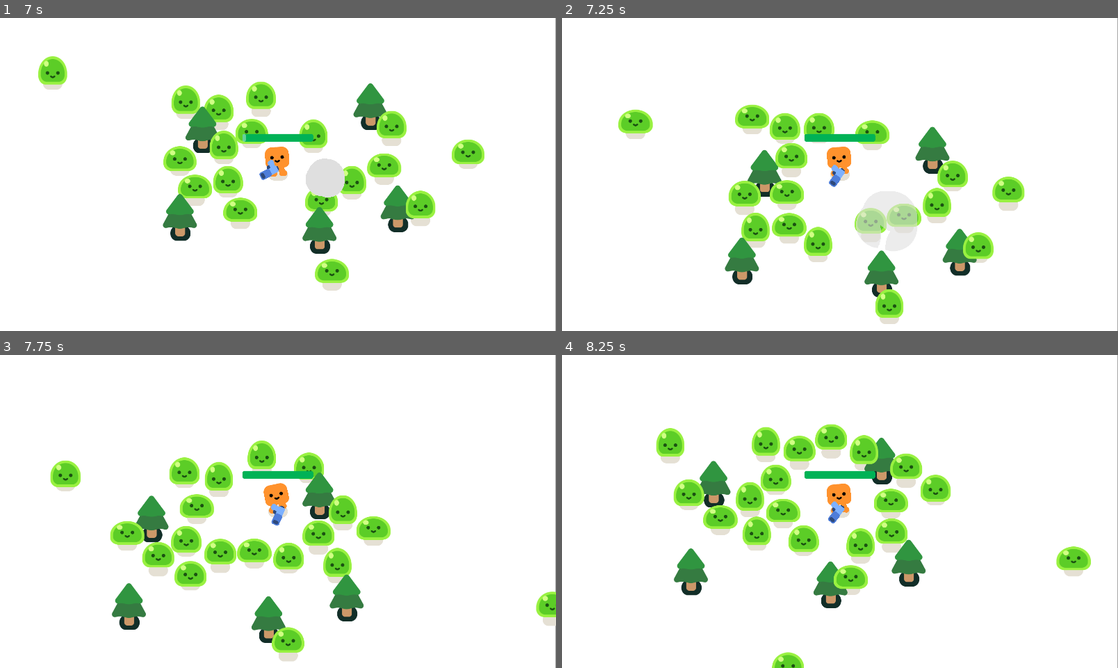
Above: before the commit, frames 1-4 (two rows, left to right).
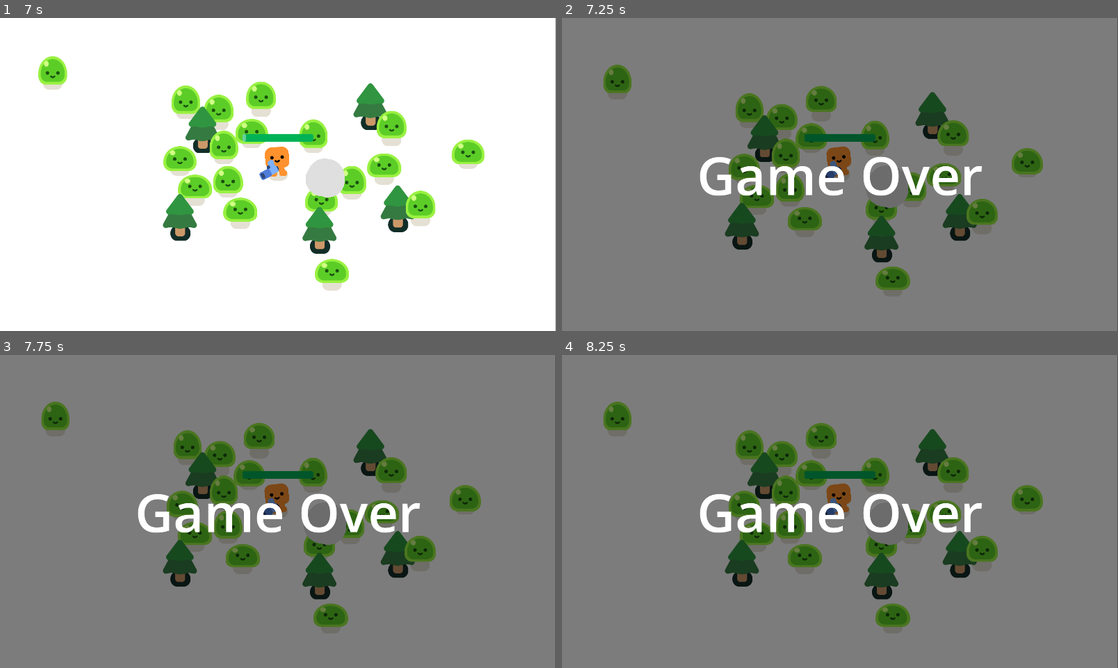
Above: after the commit, the same moments.

Repository: TranQuocNghiaGameMaker/Vampire-Survivor-In-GODOT
Game: Godot game, scene res://Scenes/Survival Game.tscn
Same seed, same stepped clock (60 frames per second), same inputs: the game is played once before the commit and once after it.
Inputs:
- Up to frame 1 (7 s): tap Enter at 0.5 s; hold Right (move_right) 0.53-1.28 s; hold Down (move_down) 1.28-2.03 s; hold Right (move_right) 2.03-2.78 s; hold Up (move_up) 2.78-3.53 s; hold Left (move_left) 3.53-5.03 s; hold Down (move_down) 5.03-5.78 s; hold Right (move_right) 5.78-6.53 s; hold Up (move_up) from 6.53 s (still down)
- Up to frame 2 (7.25 s): keep holding Up (move_up)
- Up to frame 3 (7.75 s): release Up (move_up) at 7.28 s; hold Right (move_right) from 7.28 s (still down)
- Up to frame 4 (8.25 s): release Right (move_right) at 8.03 s; hold Down (move_down) from 8.03 s (still down)

Frame 1 is identical in both runs. In frame 2, 99% of the frame differs, in the area x 0-100%, y 0-100%; in frame 3, 99%; in frame 4, 99%.

Commit message:
+[NghiaTQ] Added game over scene

Diff:
--- /dev/null
+++ b/Scenes/Game Over.gd
@@ -0,0 +1,6 @@
+extends CanvasLayer
+
+
+func _on_player_health_depleted():
+	visible = true
+	get_tree().paused = true
--- a/Scenes/Survival Game.tscn
+++ b/Scenes/Survival Game.tscn
@@ -1,8 +1,9 @@
-[gd_scene load_steps=5 format=3 uid="uid://gqinmonioyal"]
+[gd_scene load_steps=6 format=3 uid="uid://gqinmonioyal"]
 
 [ext_resource type="PackedScene" uid="uid://dqnvktw1muhoa" path="res://Scenes/Player.tscn" id="1_0kjnw"]
 [ext_resource type="Script" path="res://Scenes/Survival Game.gd" id="1_7sit8"]
 [ext_resource type="PackedScene" uid="uid://g5b6bq2ly3qf" path="res://Scenes/Pine_tree.tscn" id="2_totqp"]
+[ext_resource type="Script" path="res://Scenes/Game Over.gd" id="4_us6su"]
 
 [sub_resource type="Curve2D" id="Curve2D_op22a"]
 _data = {
@@ -54,4 +55,37 @@
 wait_time = 0.3
 autostart = true
 
+[node name="Game Over" type="CanvasLayer" parent="."]
+unique_name_in_owner = true
+visible = false
+script = ExtResource("4_us6su")
+
+[node name="ColorRect" type="ColorRect" parent="Game Over"]
+anchors_preset = 15
+anchor_right = 1.0
+anchor_bottom = 1.0
+grow_horizontal = 2
+grow_vertical = 2
+color = Color(0, 0, 0, 0.513726)
+
+[node name="Label" type="Label" parent="Game Over/ColorRect"]
+layout_mode = 1
+anchors_preset = 8
+anchor_left = 0.5
+anchor_top = 0.5
+anchor_right = 0.5
+anchor_bottom = 0.5
+offset_left = -148.0
+offset_top = -44.0
+offset_right = 148.0
+offset_bottom = 44.0
+grow_horizontal = 2
+grow_vertical = 2
+theme_override_font_sizes/font_size = 182
+text = "Game Over
+"
+horizontal_alignment = 1
+vertical_alignment = 1
+
+[connection signal="health_depleted" from="Player" to="Game Over" method="_on_player_health_depleted"]
 [connection signal="timeout" from="Timer" to="." method="_on_timer_timeout"]
